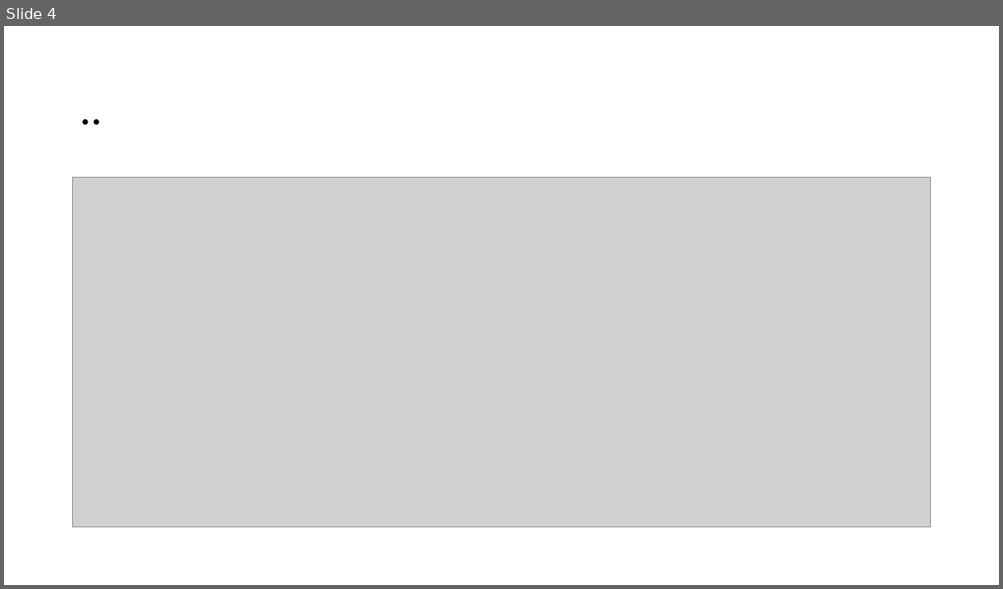
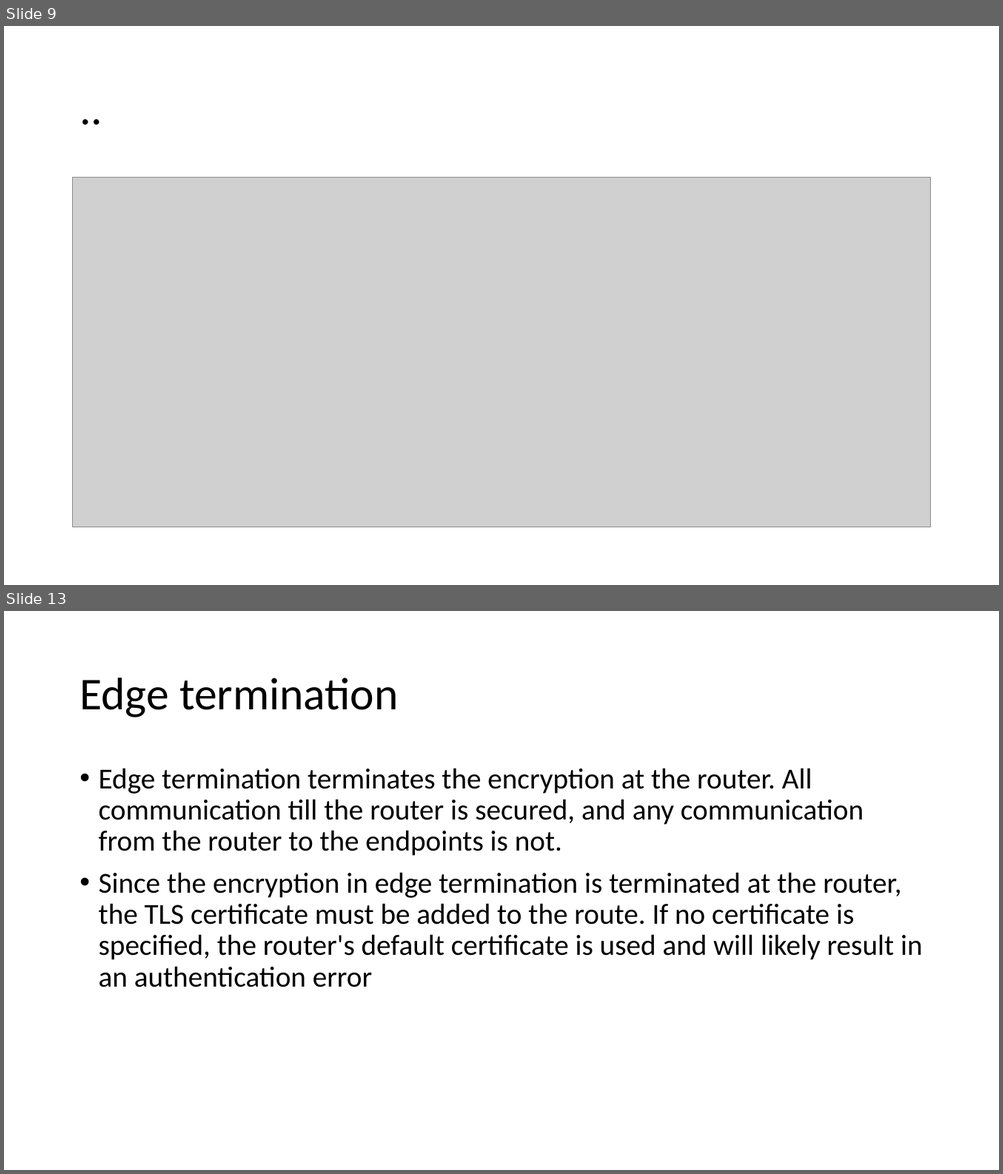
Before and after one commit to amitopenwriteup/okd, a slide deck: Routes.pptx. Shown one above the other, each under a label of ours: slide 4 before the commit, slides 9 and 13 after it; the slides between them are not shown. The pictures are 1003x589 and 1003x1174 pixels, drawn with LibreOffice and Linux fonts; fonts in the diff are those of the drawing; grey boxes stand for pictures. Boxes give left, top, right and bottom in pixels: in the first picture for what was removed or moved away, otherwise in the second. Text is boxed around its words. In the diff, an @@ line names an element or a change of style, - is before the commit and + after.

```diff
--- a/Routes.pptx
+++ b/Routes.pptx
@@ slide 13 added at (x1=4, y1=611, x2=999, y2=1170), background #FFFFFF @@
@@ title added at (x1=79, y1=678, x2=398, y2=718), 44 pt, text #000000 @@
+Edge termination
@@ text added at (x1=99, y1=768, x2=922, y2=988), 28 pt, text #000000 @@
+• Edge termination terminates the encryption at the router. All communication till the router is secured, and any communication from the router to the endpoints is not.
+• Since the encryption in edge termination is terminated at the router, the TLS certificate must be added to the route. If no certificate is specified, the router's default certificate is used and will likely result in an authentication error
@@ what was slide 4 is now slide 9 @@
```
Also in this commit, not shown: 2 slides changed, 17 other slides added, 2 slides removed.
